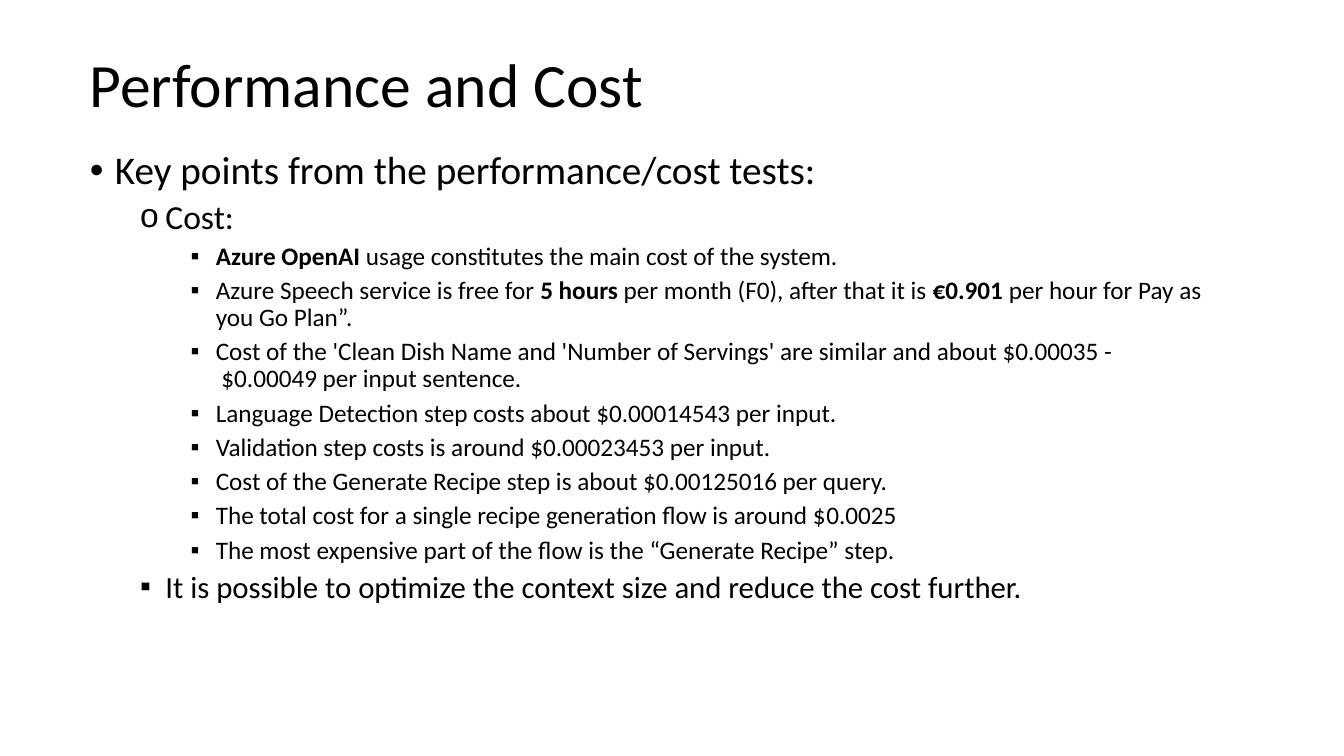
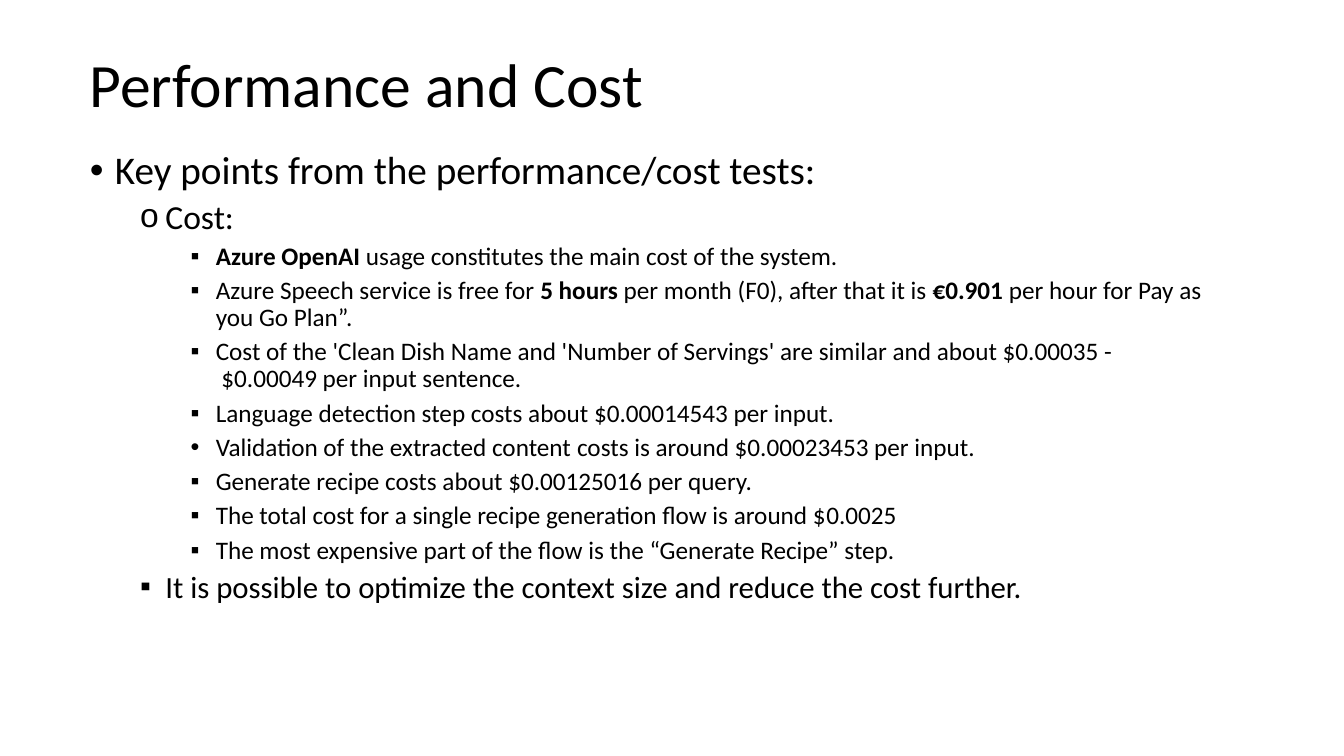
Before and after one commit to deepnetworkgmbh/generative-ai, a slide deck: slide 20 of recipe_generation/Presentation.pptx. Drawn at 1344x756 pixels with LibreOffice and Linux fonts; fonts in the diff are those of the drawing. Boxes give left, top, right and bottom in pixels: in the first picture for what was removed or moved away, otherwise in the second. Text is boxed around its words. In the diff, an @@ line names an element or a change of style, - is before the commit and + after.

```diff
--- a/recipe_generation/Presentation.pptx
+++ b/recipe_generation/Presentation.pptx
@@ text at (x1=216, y1=404, x2=974, y2=494): text changed @@
-    ▪ Language Detection step costs about $0.00014543 per input.
-    ▪ Validation step costs is around $0.00023453 per input.
-    ▪ Cost of the Generate Recipe step is about $0.00125016 per query.
+    ▪ Language detection step costs about $0.00014543 per input.
+    • Validation of the extracted content costs is around $0.00023453 per input.
+    ▪ Generate recipe costs about $0.00125016 per query.
```
Also in this commit, not shown: 1 other slide changed.
